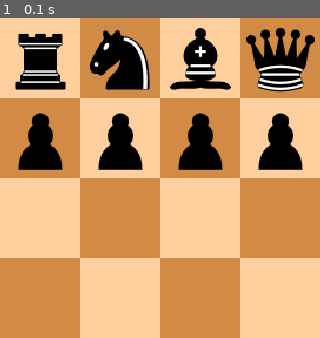
Above: before the commit, frame 1.
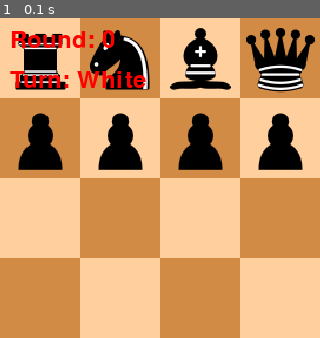
Above: after the commit, the same moment.

Repository: l-huisman/Big-Data-and-AI
Game: pygame game, started from chess/main.py
Same seed, same stepped clock (60 frames per second), same inputs: the game is played once before the commit and once after it.
Inputs:
- Up to frame 1 (0.1 s): no input
The pictures show only the part of the screen within x 0-50%, y 0-50%; the shares and areas given below are measured in that part.

The runs differ from the first frame. In frame 1, 1.9% of the frame differs, in the area x 3-46%, y 3-22%.

Commit message:
added rounds and turns

Diff:
--- a/chess/board.py
+++ b/chess/board.py
@@ -13,8 +13,12 @@
         self.board = [[None for _ in range(8)] for _ in range(8)]
         self.__selected_piece = None
         self.__initialize_board()
+        self.round = 0
+        self.is_white_turn = True
 
     def __initialize_board(self):
+        self.round = 1
+        self.is_white_turn = True
         for i in range(8):
             self.board[i][1] = Pawn(self, Color.BLACK, i, 1)
             self.board[i][6] = Pawn(self, Color.WHITE, i, 6)
@@ -53,6 +57,9 @@
         x_new, y_new = new_position
         self.board[x_new][y_new] = self.board[x_original][y_original]
         self.board[x_original][y_original] = None
+        self.is_white_turn = not self.is_white_turn
+        if self.is_white_turn:
+            self.round += 1
 
     def draw(self, screen):
         for i in range(8):
@@ -68,8 +75,21 @@
 
                 if self.__selected_piece != None:
                     self.draw_possible_moves(screen, self.__selected_piece)
+        # Draw round
+        font = pygame.font.Font(None, 36)
+        text = font.render(f"Round: {self.round}", True, (255, 0, 0))
+        screen.blit(text, (10, 10))
+
+        # Draw whose turn it is
+        turn = "White" if self.is_white_turn else "Black"
+        text = font.render(f"Turn: {turn}", True, (255, 0, 0))
+        screen.blit(text, (10, 50))
 
     def draw_possible_moves(self, screen, clicked_piece: Piece):
+        if clicked_piece.color is Color.WHITE and self.is_white_turn is False:
+            return
+        if clicked_piece.color is Color.BLACK and self.is_white_turn is True:
+            return
         possible_moves = clicked_piece.get_possible_moves()
         for move in possible_moves:
             center = (move[0] * 80 + 40, move[1] * 80 + 40)
--- a/chess/pieces/bishop.py
+++ b/chess/pieces/bishop.py
@@ -1,5 +1,6 @@
+from constants import PieceType, Color
+
 from .piece import Piece
-from constants import PieceType, Color
 
 
 class Bishop(Piece):
@@ -12,7 +13,7 @@
         return self.moves
 
     def __check_diagonals(self):
-        self._calculate_diagonals(self, 1, 1)
-        self._calculate_diagonals(self, -1, 1)
-        self._calculate_diagonals(self, 1, -1)
-        self._calculate_diagonals(self, -1, -1)
+        self._calculate_diagonals(1, 1)
+        self._calculate_diagonals(-1, 1)
+        self._calculate_diagonals(1, -1)
+        self._calculate_diagonals(-1, -1)
